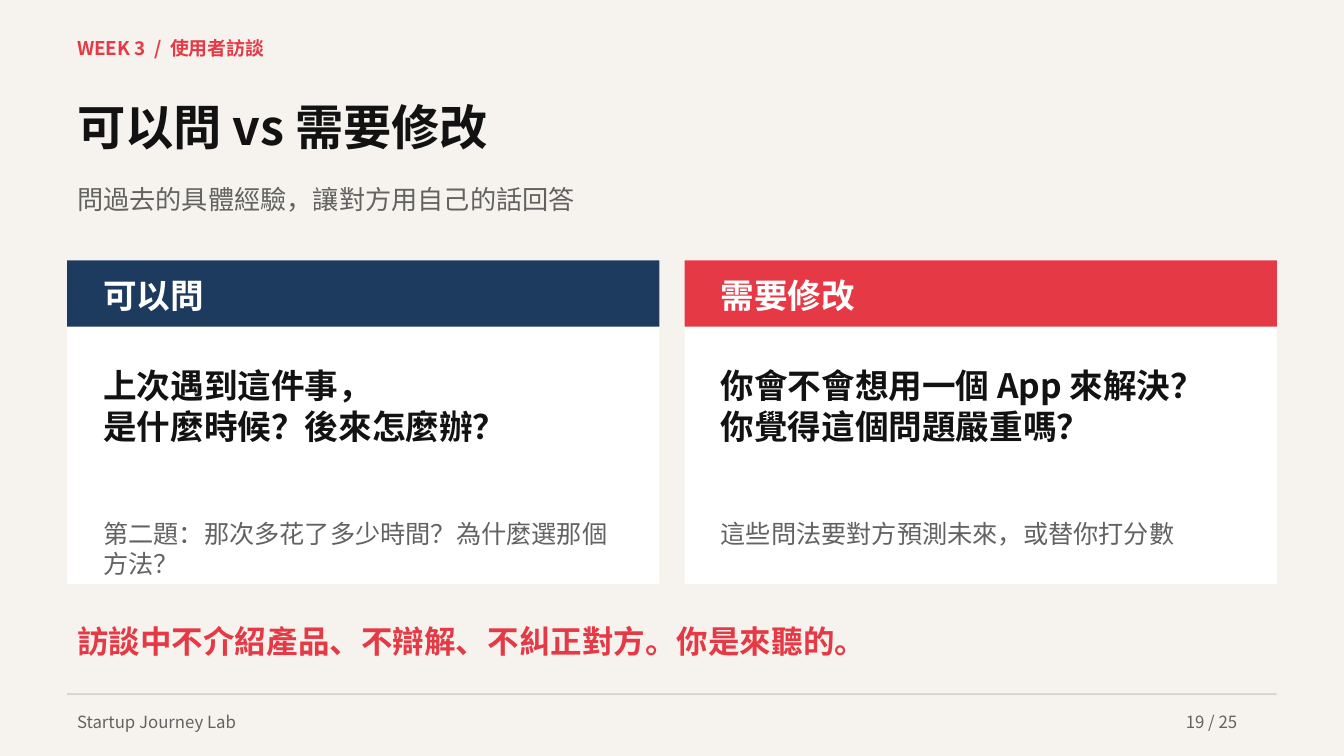
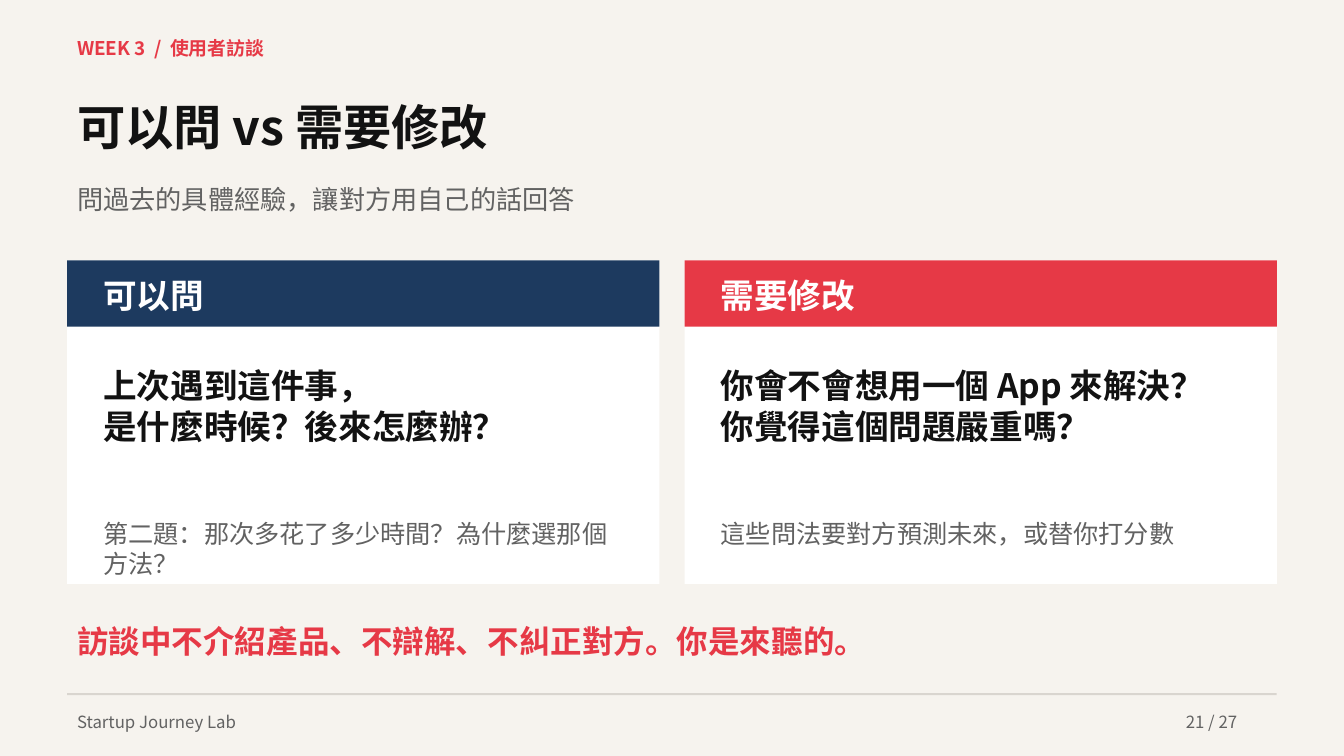
Before and after one commit to hpyuan1220/startup-journey-lab-app, a slide deck: slide 21 of materials/Week3_教學簡報.pptx (slide 19 before the commit). Drawn at 1344x756 pixels with LibreOffice and Linux fonts; fonts in the diff are those of the drawing. Boxes give left, top, right and bottom in pixels: in the first picture for what was removed or moved away, otherwise in the second. Text is boxed around its words. In the diff, an @@ line names an element or a change of style, - is before the commit and + after.

```diff
--- a/materials/Week3_教學簡報.pptx
+++ b/materials/Week3_教學簡報.pptx
@@ text at (1186,715,1238,728): text changed @@
-19 / 25
+21 / 27
```
Also in this commit, not shown: 24 other slides changed, 2 slides added, 15 other files.
